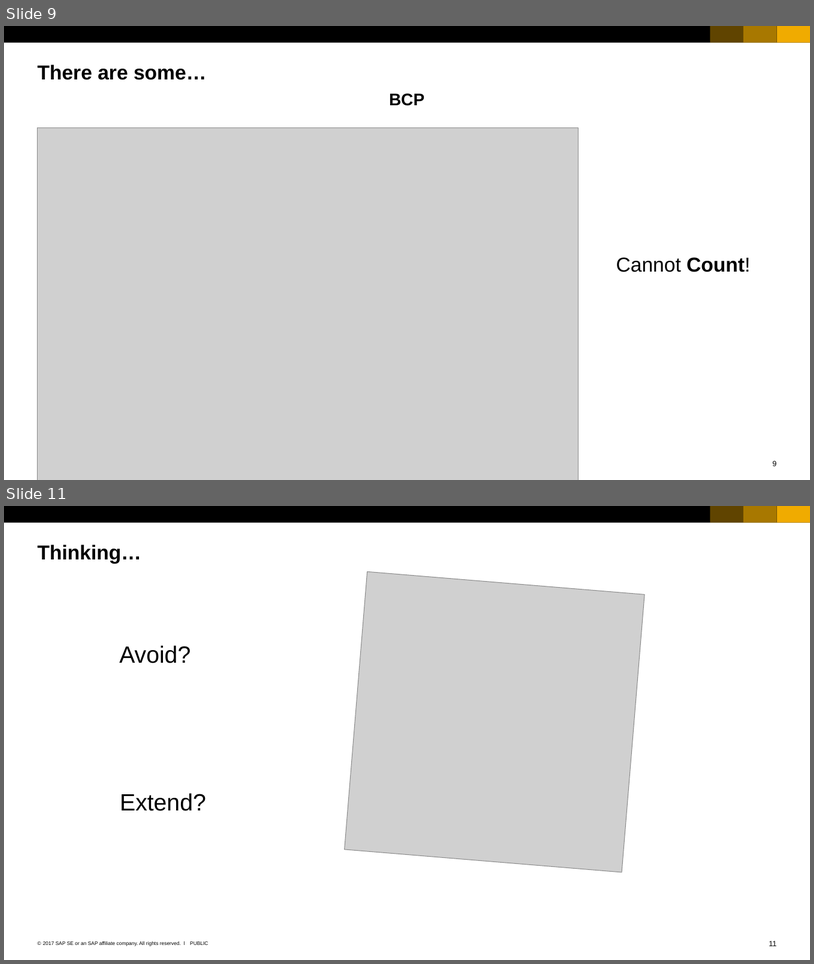
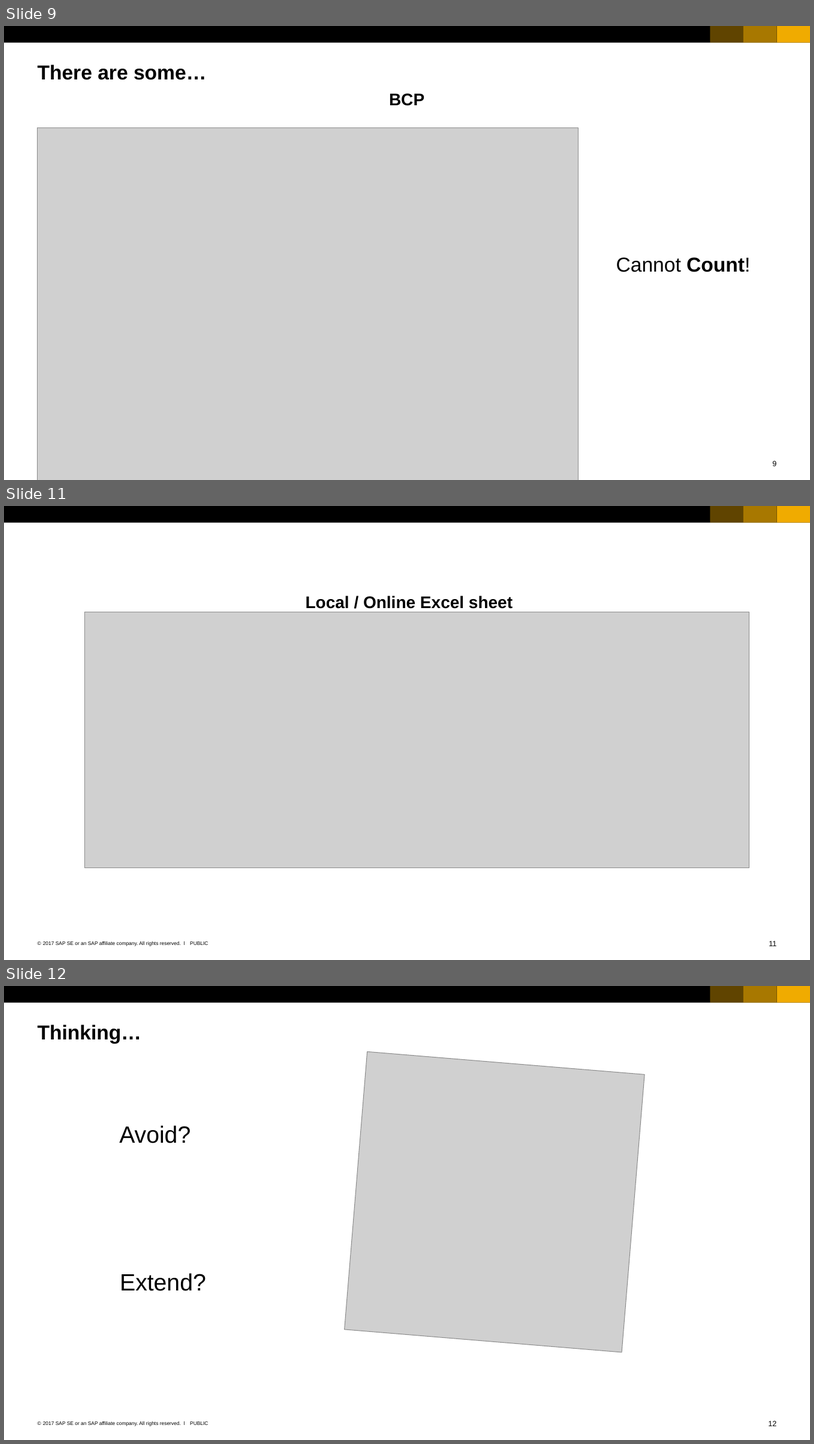
Before and after one commit to Ahaan17Saroch/Queue-Manager-Cloud-Dispatcher, a slide deck: SAP_2017_16x9_black_and_white.pptx. Shown one above the other, each under a label of ours: slides 9 and 11 before the commit, slides 9, 11 and 12 after it; the slides between them are not shown. The pictures are 814x964 and 814x1444 pixels, drawn with LibreOffice and Linux fonts; fonts in the diff are those of the drawing; grey boxes stand for pictures. Boxes give left, top, right and bottom in pixels: in the first picture for what was removed or moved away, otherwise in the second. Text is boxed around its words. In the diff, an @@ line names an element or a change of style, - is before the commit and + after.

```diff
--- a/SAP_2017_16x9_black_and_white.pptx
+++ b/SAP_2017_16x9_black_and_white.pptx
@@ slide 11 added at bbox=[4, 506, 810, 960], background #FFFFFF; not listed: 7 template elements that a slide beside it also shows @@
@@ text added at bbox=[306, 595, 513, 609], 20 pt, text #000000, bold @@
+Local / Online Excel sheet
@@ picture added at bbox=[84, 612, 749, 867] @@
@@ what was slide 11 is now slide 12 @@
@@ page number at bbox=[768, 1420, 777, 1426]: text changed @@
-11
+12
```
Also in this commit, not shown: 6 slides changed, 3 other slides added.
